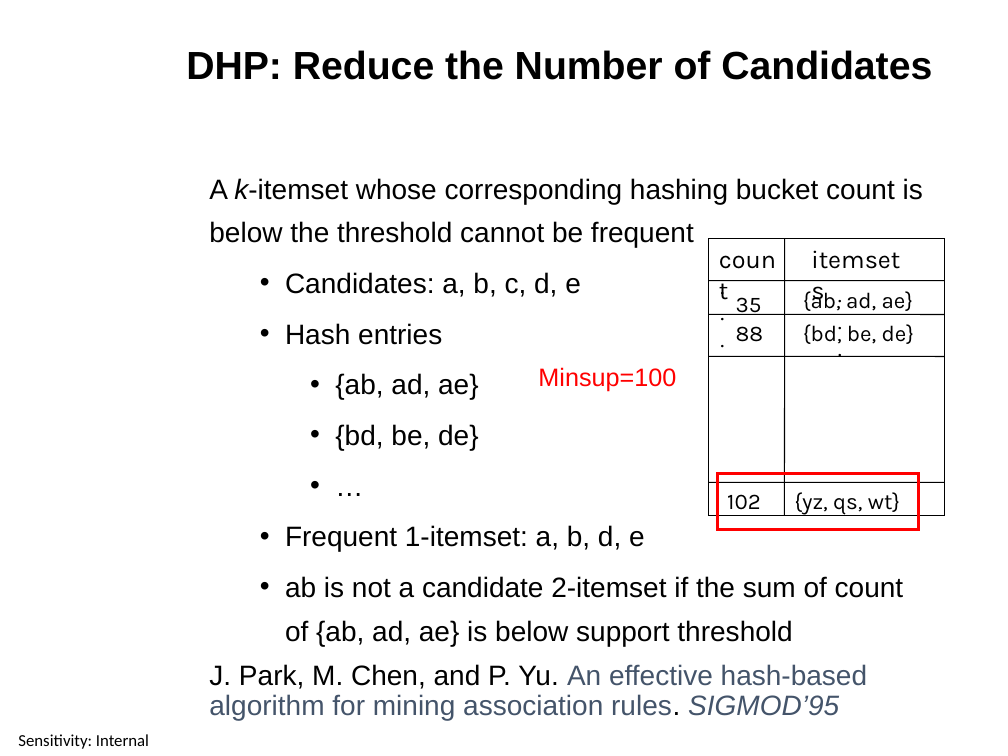
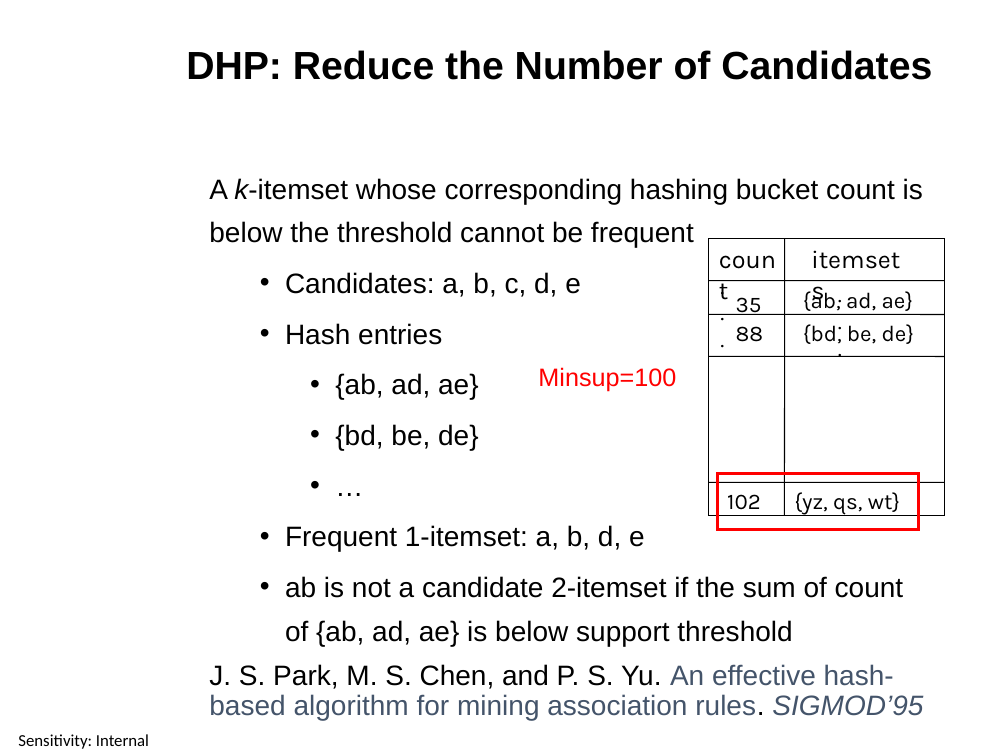
Before and after one commit to ctsallis/frontiers_in_ai_and_data_science, a slide deck: slide 25 of content/Lectures/Semester 1/Week 4/1 Lecture/1.4 Mining Frequent Patterns (Lecture).pptx. Drawn at 1008x756 pixels with LibreOffice and Linux fonts; fonts in the diff are those of the drawing; background and template pictures are left out. Boxes give left, top, right and bottom in pixels: in the first picture for what was removed or moved away, otherwise in the second. Text is boxed around its words. In the diff, an @@ line names an element or a change of style, - is before the commit and + after.

```diff
--- a/content/Lectures/Semester 1/Week 4/1 Lecture/1.4 Mining Frequent Patterns (Lecture).pptx
+++ b/content/Lectures/Semester 1/Week 4/1 Lecture/1.4 Mining Frequent Patterns (Lecture).pptx
@@ text at box(209, 664, 923, 720): text changed @@
-J. Park, M. Chen, and P. Yu. An effective hash-based algorithm for mining association rules. SIGMOD’95
+J. S. Park, M. S. Chen, and P. S. Yu. An effective hash-based algorithm for mining association rules. SIGMOD’95
```
Also in this commit, not shown: 7 other slides changed, 1 slide added, 1 slide removed, 4 other files.
